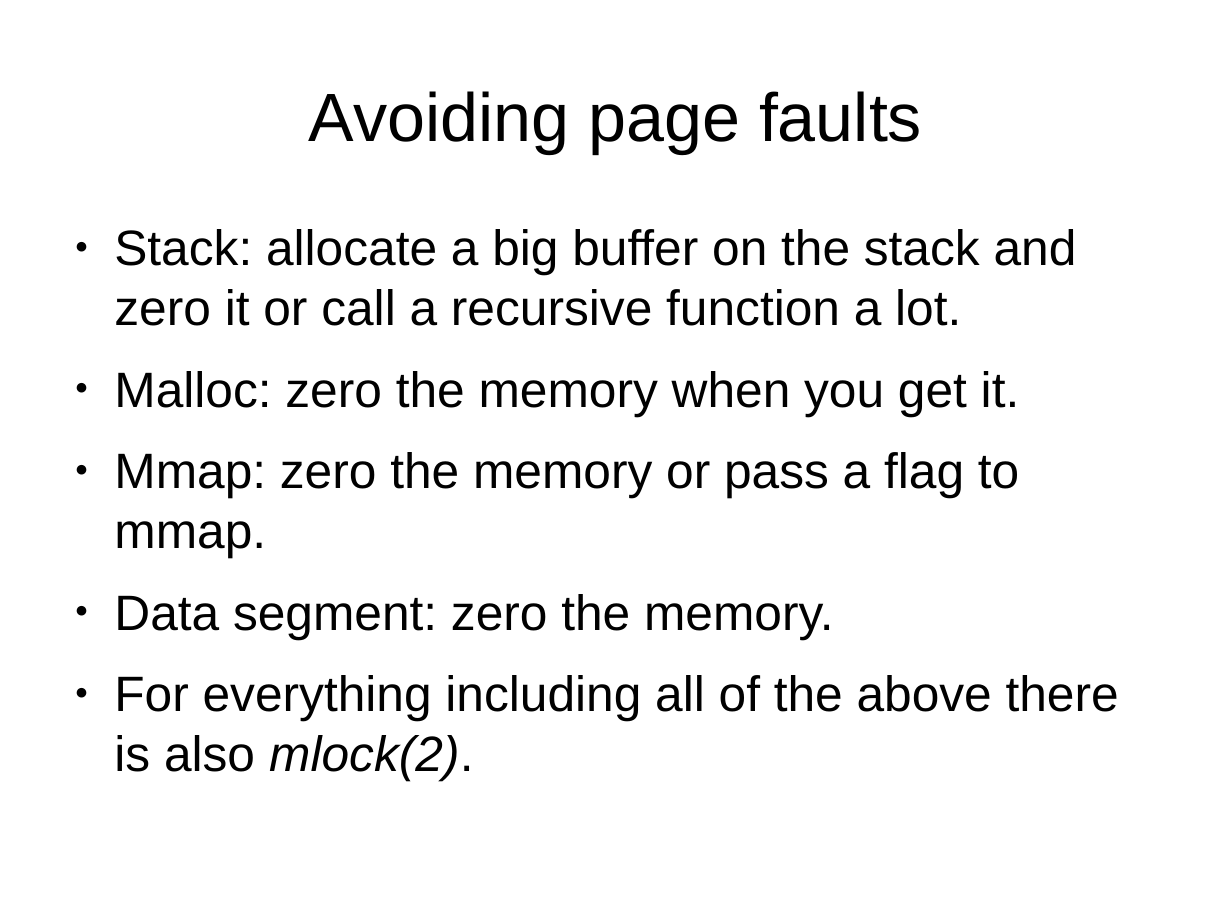
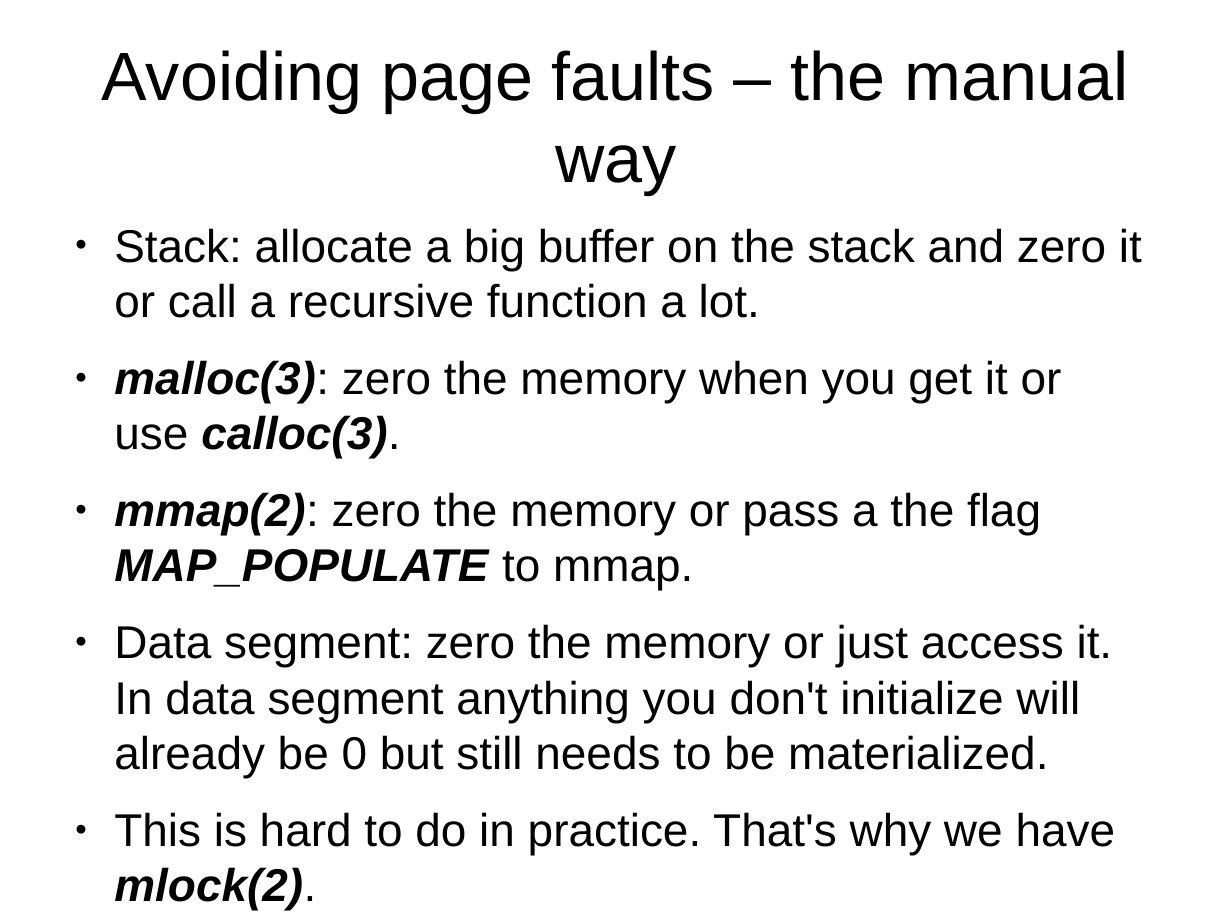
Before and after one commit to kalmuthu/slides, a slide deck: slide 19 of odp/realtime.odp (slide 17 before the commit). Drawn at 1232x924 pixels with LibreOffice and Linux fonts; fonts in the diff are those of the drawing. Boxes give left, top, right and bottom in pixels: in the first picture for what was removed or moved away, otherwise in the second. Text is boxed around its words. In the diff, an @@ line names an element or a change of style, - is before the commit and + after.

```diff
--- a/odp/realtime.odp
+++ b/odp/realtime.odp
@@ title at [102, 50, 1129, 194]: text changed @@
-Avoiding page faults
+Avoiding page faults – the manual way
@@ text at [114, 228, 1142, 318]: size 32 to 29.6 pt in "Stack: allocate a big buffer on the ..." @@
@@ text at [114, 360, 1116, 910]: text changed; size 32 to 29.6 pt @@
-● Malloc: zero the memory when you get it.
-● Mmap: zero the memory or pass a flag to mmap.
-● Data segment: zero the memory.
-● For everything including all of the above there is also mlock(2).
+● malloc(3): zero the memory when you get it or use calloc(3).
+● mmap(2): zero the memory or pass a the flag MAP_POPULATE to mmap.
+● Data segment: zero the memory or just access it. In data segment anything you don't initialize will already be 0 but still needs to be materialized.
+● This is hard to do in practice. That's why we have mlock(2).
```
Also in this commit, not shown: 11 other slides changed, 9 slides added.
